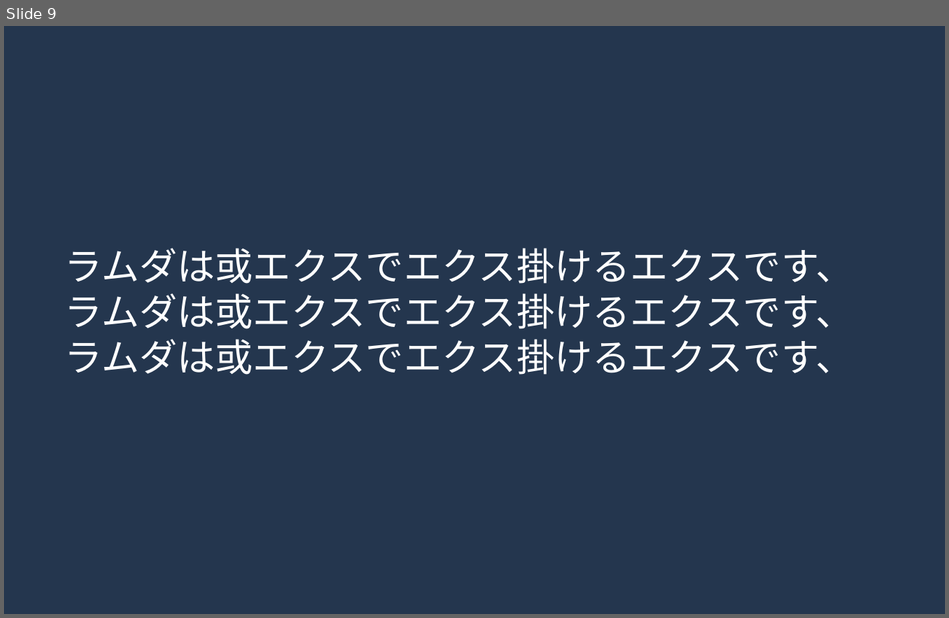
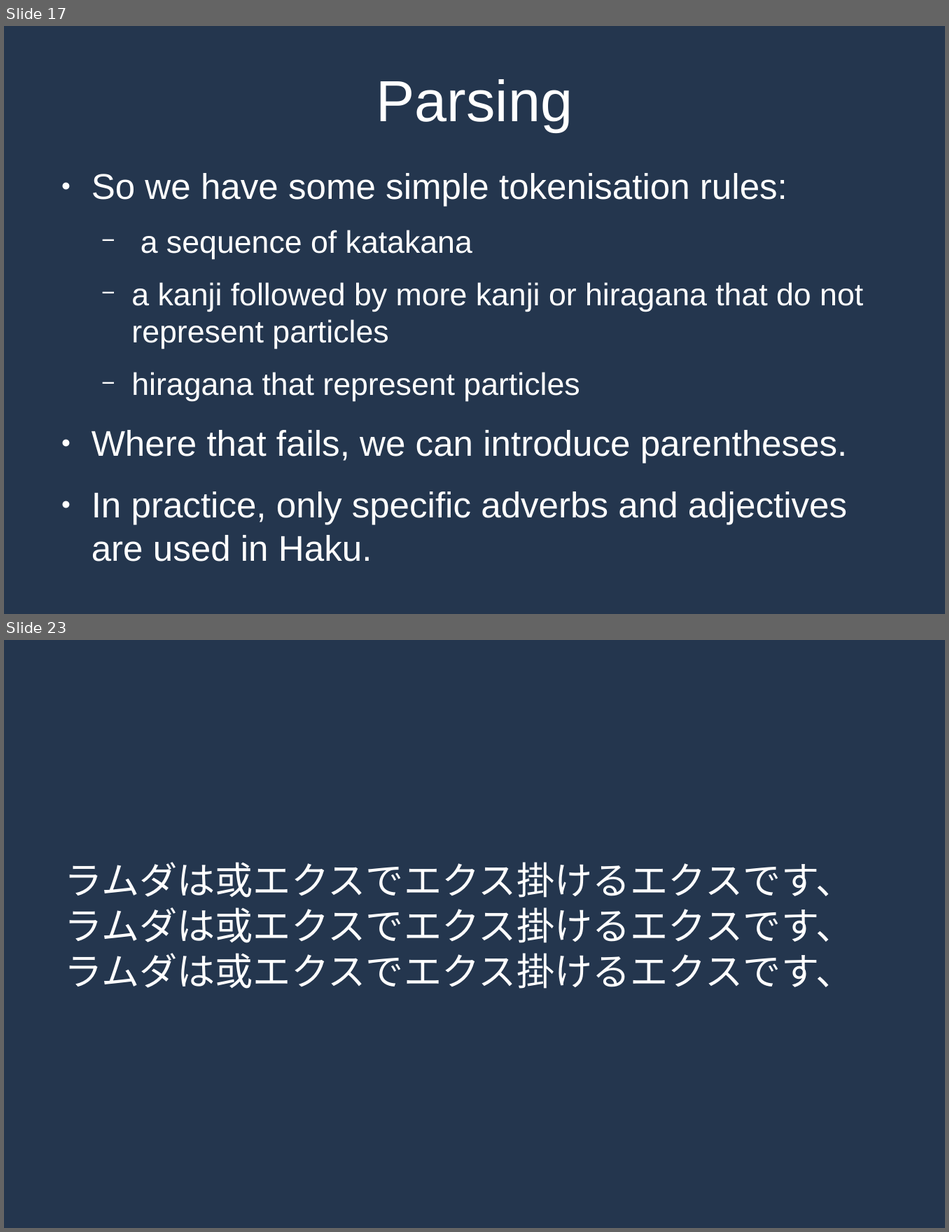
Before and after one commit to MrPicklePinosaur/haku, a slide deck: haku-talk/haku-talk.odp. Shown one above the other, each under a label of ours: slide 9 before the commit, slides 17 and 23 after it; the slides between them are not shown. The pictures are 949x618 and 949x1232 pixels, drawn with LibreOffice and Linux fonts; fonts in the diff are those of the drawing. Boxes give left, top, right and bottom in pixels: in the first picture for what was removed or moved away, otherwise in the second. Text is boxed around its words. In the diff, an @@ line names an element or a change of style, - is before the commit and + after.

```diff
--- a/haku-talk/haku-talk.odp
+++ b/haku-talk/haku-talk.odp
@@ slide 17 added at (4, 26, 945, 614), background #24364E @@
@@ title added at (376, 79, 572, 132), 48.9 pt, text #FFFFFF @@
+Parsing
@@ text added at (92, 173, 863, 525), 30.3 pt, text #FFFFFF @@
+● So we have some simple tokenisation rules:
+  − a sequence of katakana
+  − a kanji followed by more kanji or hiragana that do not represent particles
+  − hiragana that represent particles
+● Where that fails, we can introduce parentheses.
+● In practice, only specific adverbs and adjectives are used in Haku.
@@ what was slide 9 is now slide 23 @@
```
Also in this commit, not shown: 2 slides changed, 19 other slides added, 6 slides removed, 1 other file.
